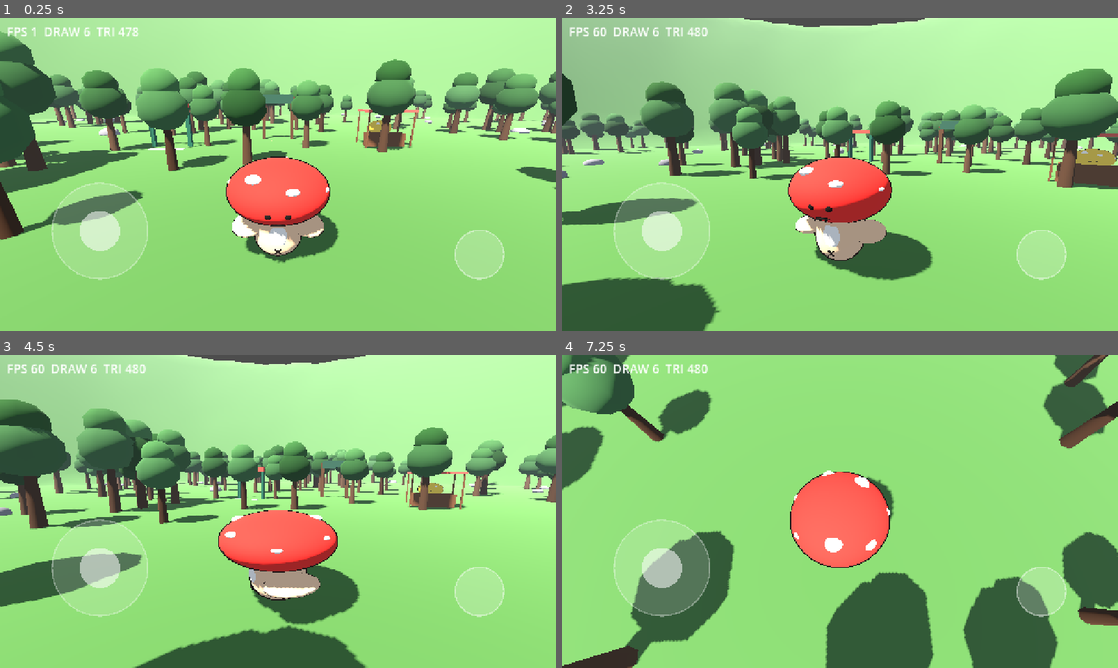
Above: before the commit, frames 1-4 (two rows, left to right).
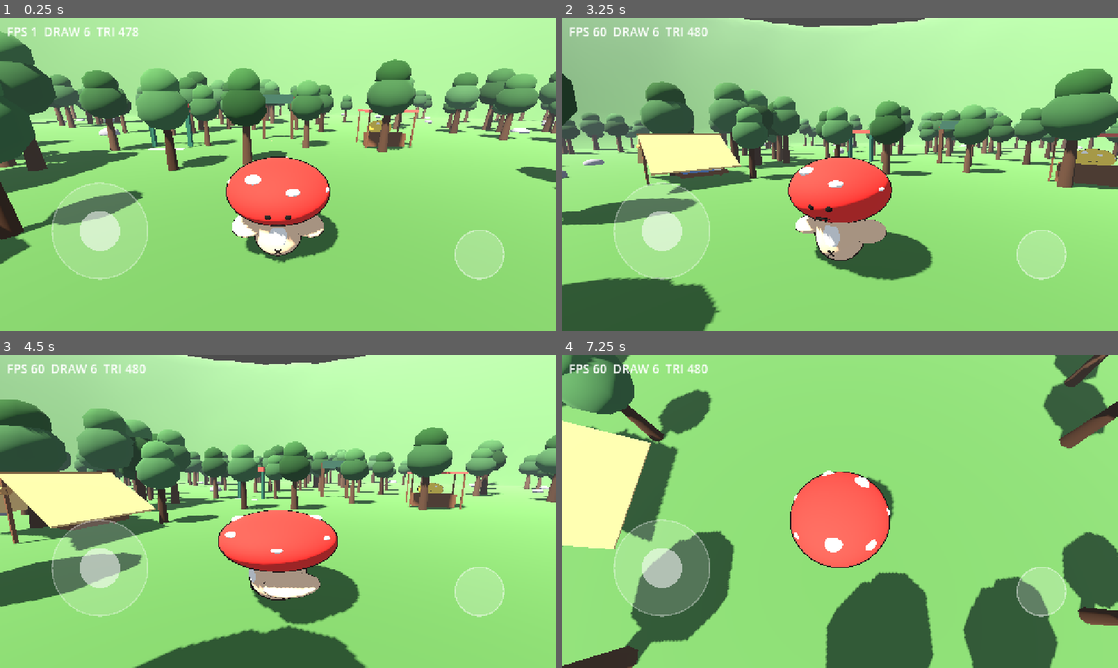
Above: after the commit, the same moments.

Repository: tuzkimo/fungi-party
Game: Godot game, scene res://game/main.tscn
Same seed, same stepped clock (60 frames per second), same inputs: the game is played once before the commit and once after it.
Inputs (mouse positions are in pixels of both pictures, inside the frame that each line leads up to):
- Up to frame 1 (0.25 s): no input
- Up to frame 2 (3.25 s): move the mouse to (962, 158) at 0.52 s; hold D (move_right) 0.53-1.25 s; hold Ctrl (orbit) 0.53-1.25 s; click (962, 158) at 0.67 s; tap Space (jump) at 0.77 s; drag from (728, 190) to (812, 237) at 1.27 s; move the mouse to (895, 105) at 2.02 s; hold D (move_right) 2.03-2.75 s; hold Ctrl (orbit) 2.03-2.75 s; click (895, 105) at 2.17 s; drag from (812, 237) to (673, 127) at 2.77 s
- Up to frame 3 (4.5 s): move the mouse to (444, 558) at 3.52 s; hold A (move_left) 3.53-4.25 s; hold Ctrl (orbit) 3.53-4.25 s; click (444, 558) at 3.67 s; tap Space (jump) at 3.77 s; drag from (111, 464) to (194, 433) at 4.27 s
- Up to frame 4 (7.25 s): move the mouse to (867, 511) at 5.02 s; hold S (move_back) 5.03-5.75 s; hold Ctrl (orbit) 5.03-5.75 s; click (867, 511) at 5.17 s; drag from (756, 433) to (728, 527) at 5.77 s; move the mouse to (962, 495) at 6.52 s; hold W (move_forward) from 6.53 s (still down); hold Ctrl (orbit) from 6.53 s (still down); click (962, 495) at 6.67 s; tap Space (jump) at 6.77 s

The runs differ from the first frame. In frame 1, 0.4% of the frame differs, in the area x 0-6%, y 66-79%; in frame 2, 2.8%; in frame 3, 5.2%; in frame 4, 6.7%, in the area x 0-21%, y 20-62%.

Commit message:
v3：森林帐篷与床，换衣服从摊位搬进帐篷

Diff:
--- a/game/main.tscn
+++ b/game/main.tscn
@@ -8,6 +8,7 @@
 [ext_resource type="Script" path="res://game/ui/race_panel.gd" id="6_race"]
 [ext_resource type="Script" path="res://game/main.gd" id="7_main"]
 [ext_resource type="Script" path="res://game/ui/bomb_panel.gd" id="8_bomb"]
+[ext_resource type="Script" path="res://game/ui/tent_panel.gd" id="9_tent_panel"]
 
 [node name="Main" type="Node3D"]
 script = ExtResource("7_main")
@@ -30,3 +31,6 @@
 
 [node name="BombPanel" type="CanvasLayer" parent="."]
 script = ExtResource("8_bomb")
+
+[node name="TentPanel" type="CanvasLayer" parent="."]
+script = ExtResource("9_tent_panel")
--- /dev/null
+++ b/game/ui/tent_panel.gd
@@ -0,0 +1,127 @@
+class_name TentPanel
+extends CanvasLayer
+
+## 走到帐篷口才出现的浮层：睡觉、换帽子。每帧惰性找 tent：场景往返后旧引用会失效。
+
+var _root: Control
+var _stamina: Label
+var _sleep: Button
+var _clothes: Button
+var _skins: HBoxContainer
+var _wear_default: Button
+var _wear_skin: Button
+
+
+func _ready() -> void:
+	var root := Control.new()
+	root.name = "Root"
+	root.set_anchors_preset(Control.PRESET_FULL_RECT)
+	root.mouse_filter = Control.MOUSE_FILTER_IGNORE
+	root.theme = UIStyle.theme()
+	add_child(root)
+	_root = root
+
+	var dim := ColorRect.new()
+	dim.name = "Dim"
+	dim.color = Color(0.03, 0.03, 0.04, 0.55)
+	dim.set_anchors_preset(Control.PRESET_FULL_RECT)
+	dim.mouse_filter = Control.MOUSE_FILTER_IGNORE
+	root.add_child(dim)
+
+	var center := CenterContainer.new()
+	center.name = "Center"
+	center.set_anchors_preset(Control.PRESET_FULL_RECT)
+	center.mouse_filter = Control.MOUSE_FILTER_IGNORE
+	root.add_child(center)
+
+	var panel := PanelContainer.new()
+	panel.name = "Panel"
+	panel.custom_minimum_size = Vector2(620.0, 0.0)
+	panel.add_theme_stylebox_override("panel", UIStyle.panel())
+	center.add_child(panel)
+
+	var box := VBoxContainer.new()
+	box.add_theme_constant_override("separation", 14)
+	panel.add_child(box)
+
+	var title := Label.new()
+	title.text = "帐篷"
+	title.horizontal_alignment = HORIZONTAL_ALIGNMENT_CENTER
+	title.add_theme_font_size_override("font_size", 38)
+	box.add_child(title)
+
+	_stamina = Label.new()
+	_stamina.horizontal_alignment = HORIZONTAL_ALIGNMENT_CENTER
+	box.add_child(_stamina)
+
+	_sleep = Button.new()
+	_sleep.text = "睡到早上"
+	_sleep.custom_minimum_size = Vector2(240.0, 64.0)
+	_sleep.size_flags_horizontal = Control.SIZE_SHRINK_CENTER
+	_sleep.pressed.connect(_on_sleep)
+	UIStyle.style_button(_sleep)
+	box.add_child(_sleep)
+
+	_clothes = Button.new()
+	_clothes.text = "换衣服"
+	_clothes.custom_minimum_size = Vector2(240.0, 64.0)
+	_clothes.size_flags_horizontal = Control.SIZE_SHRINK_CENTER
+	_clothes.pressed.connect(_on_clothes)
+	UIStyle.style_button(_clothes)
+	box.add_child(_clothes)
+
+	_skins = HBoxContainer.new()
+	_skins.alignment = BoxContainer.ALIGNMENT_CENTER
+	_skins.add_theme_constant_override("separation", 20)
+	_skins.visible = false
+	box.add_child(_skins)
+
+	_wear_default = _skin_button("默认红帽", false)
+	_wear_skin = _skin_button("蓝莓帽", true)
+
+	root.visible = false
+
+
+func _skin_button(text: String, blueberry: bool) -> Button:
+	var button := Button.new()
+	button.text = text
+	button.custom_minimum_size = Vector2(180.0, 60.0)
+	button.pressed.connect(_on_wear.bind(blueberry))
+	UIStyle.style_button(button)
+	_skins.add_child(button)
+	return button
+
+
+func _process(_delta: float) -> void:
+	var tent := get_tree().get_first_node_in_group("tent") as Tent
+	var show_now: bool = tent != null and tent.player_inside
+	_root.visible = show_now
+	if show_now:
+		_refresh()
+
+
+func _refresh() -> void:
+	var data := Save.read()
+	_stamina.text = "体力 %d/%d" % [int(data["stamina"]), Config.STAMINA_MAX]
+	var owned := bool(data["owned"])
+	var equipped := bool(data["equipped"])
+	_wear_skin.visible = owned
+	_wear_default.disabled = not equipped
+	_wear_skin.disabled = equipped
+
+
+func _on_sleep() -> void:
+	print("TODO sleep")
+
+
+func _on_clothes() -> void:
+	_skins.visible = not _skins.visible
+
+
+func _on_wear(blueberry: bool) -> void:
+	if not Save.equip(blueberry):
+		return
+	var player := get_tree().get_first_node_in_group("player") as Player
+	if player != null:
+		player.apply_skin()
+	_refresh()
--- a/game/world/forest.tscn
+++ b/game/world/forest.tscn
@@ -8,6 +8,7 @@
 [ext_resource type="Script" path="res://game/world/door.gd" id="6_door"]
 [ext_resource type="Script" path="res://game/world/start_gate.gd" id="7_gate"]
 [ext_resource type="Script" path="res://game/world/bomb_ring.gd" id="8_bomb"]
+[ext_resource type="Script" path="res://game/world/tent.gd" id="9_tent"]
 
 [sub_resource type="ProceduralSkyMaterial" id="Sky_1"]
 sky_top_color = Color(0.33, 0.5, 0.78, 1)
@@ -62,6 +63,10 @@
 position = Vector3(0, 0, 11)
 script = ExtResource("8_bomb")
 
+[node name="Tent" type="Node3D" parent="."]
+position = Vector3(-8, 0, 2)
+script = ExtResource("9_tent")
+
 [node name="DayNight" type="Node" parent="."]
 script = ExtResource("4_day")
 sun_path = NodePath("../Sun")
--- /dev/null
+++ b/game/world/tent.gd
@@ -0,0 +1,114 @@
+class_name Tent
+extends Node3D
+
+## 森林帐篷：两片斜布 + 两根杆 + 卷起来的门帘，里面一张床。开口朝 +Z。
+## 只回答「玩家在不在门口」，浮层每帧来问；床的位置给 DayLoop 睡觉用。
+
+const CLOTH := Color(0.84, 0.68, 0.42)
+const TRIM := Color(0.72, 0.52, 0.30)
+const WOOD := Color(0.42, 0.28, 0.18)
+const QUILT := Color(0.36, 0.50, 0.72)
+const SHEET := Color(0.94, 0.91, 0.84)
+const ROOF_ANGLE := deg_to_rad(30.0)
+const TRIGGER_SIZE := Vector3(3.0, 2.0, 3.0)
+
+var player_inside := false
+
+var _area: Area3D
+
+
+func _ready() -> void:
+	add_to_group("tent")
+
+	# 两片斜布：中心各偏 1.3 米、抬到 1.55，绕 Z 轴 ±30° 拼成一个人字棚
+	_box("ClothRight", Vector3(3.0, 0.08, 3.4), Vector3(1.3, 1.55, 0.0), _solid(CLOTH), Vector3(0.0, 0.0, -ROOF_ANGLE))
+	_box("ClothLeft", Vector3(3.0, 0.08, 3.4), Vector3(-1.3, 1.55, 0.0), _solid(CLOTH), Vector3(0.0, 0.0, ROOF_ANGLE))
+	_box("Ridge", Vector3(0.12, 0.12, 3.5), Vector3(0.0, 2.32, 0.0), _solid(TRIM))
+	# 两根杆撑在前后脊线下
+	_box("PoleFront", Vector3(0.1, 2.3, 0.1), Vector3(0.0, 1.15, 1.62), _solid(WOOD))
+	_box("PoleBack", Vector3(0.1, 2.3, 0.1), Vector3(0.0, 1.15, -1.62), _solid(WOOD))
+
+	# 掀上去的卷帘：一根压细的横杆挂在正面左半边
+	var roll := CylinderMesh.new()
+	roll.top_radius = 0.14
+	roll.bottom_radius = 0.14
+	roll.height = 1.3
+	roll.radial_segments = 12
+	var roll_node := MeshInstance3D.new()
+	roll_node.name = "DoorRoll"
+	roll_node.mesh = roll
+	roll_node.position = Vector3(-0.6, 1.75, 1.6)
+	roll_node.rotation = Vector3(0.0, 0.0, PI / 2.0)
+	roll_node.material_override = _solid(TRIM)
+	add_child(roll_node)
+
+	_build_bed()
+
+	_area = Area3D.new()
+	_area.name = "Trigger"
+	_area.position = Vector3(0.0, 1.0, 2.2)
+	var shape := CollisionShape3D.new()
+	var box := BoxShape3D.new()
+	box.size = TRIGGER_SIZE
+	shape.shape = box
+	_area.add_child(shape)
+	add_child(_area)
+
+
+## 床的位置：DayLoop 把玩家插值到这里躺下。
+func bed_global_position() -> Vector3:
+	return $Bed.global_position
+
+
+func _build_bed() -> void:
+	var bed := Node3D.new()
+	bed.name = "Bed"
+	bed.position = Vector3(0.0, 0.0, -0.7)
+	add_child(bed)
+
+	_box_on(bed, "Board", Vector3(1.4, 0.2, 2.2), Vector3(0.0, 0.3, 0.0), _solid(WOOD))
+	_box_on(bed, "Quilt", Vector3(1.3, 0.16, 1.4), Vector3(0.0, 0.45, 0.3), _solid(QUILT))
+
+	var pillow_mesh := SphereMesh.new()
+	pillow_mesh.radius = 0.36
+	pillow_mesh.height = 0.72
+	pillow_mesh.radial_segments = 16
+	pillow_mesh.rings = 8
+	var pillow := MeshInstance3D.new()
+	pillow.name = "Pillow"
+	pillow.mesh = pillow_mesh
+	pillow.position = Vector3(0.0, 0.48, -0.78)
+	pillow.scale = Vector3(1.0, 0.4, 0.7)
+	pillow.material_override = _solid(SHEET)
+	bed.add_child(pillow)
+
+
+func _physics_process(_delta: float) -> void:
+	player_inside = false
+	for body in _area.get_overlapping_bodies():
+		if body is Player:
+			player_inside = true
+			break
+
+
+func _box(node_name: String, size: Vector3, pos: Vector3, material: Material, rot: Vector3 = Vector3.ZERO) -> void:
+	_box_on(self, node_name, size, pos, material, rot)
+
+
+func _box_on(parent: Node3D, node_name: String, size: Vector3, pos: Vector3, material: Material, rot: Vector3 = Vector3.ZERO) -> void:
+	var mesh := BoxMesh.new()
+	mesh.size = size
+	var node := MeshInstance3D.new()
+	node.name = node_name
+	node.mesh = mesh
+	node.position = pos
+	node.rotation = rot
+	node.material_override = material
+	parent.add_child(node)
+
+
+func _solid(color: Color) -> StandardMaterial3D:
+	var material := StandardMaterial3D.new()
+	material.albedo_color = color
+	material.roughness = 0.9
+	return material
Not shown: 1 places in game/main.tscn that only renumber resources
Not shown: 1 places in game/world/forest.tscn that only renumber resources
